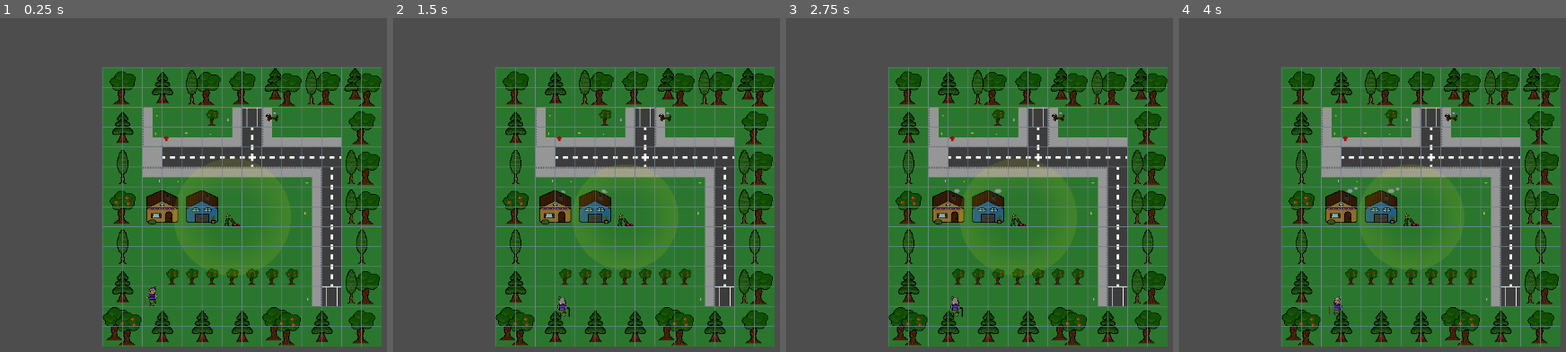
Above: before the commit, frames 1-4 (left to right).
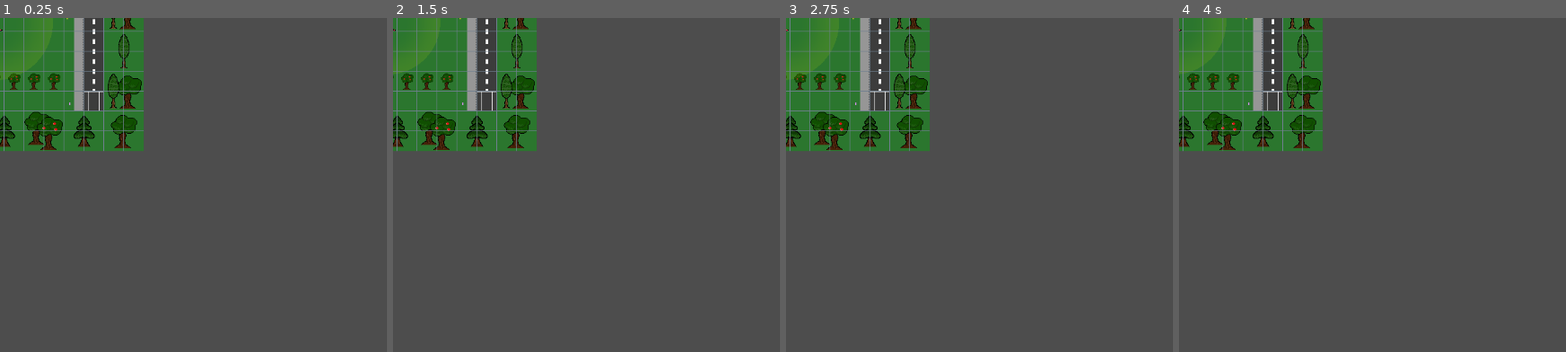
Above: after the commit, the same moments.

Repository: chrismeunier/EpicGameJam11
Game: Godot game, scene res://CenteredLevels/centered_lvl_2.tscn
The game is run twice, just before and just after one commit, with the same random seed, the same clock (stepped at 60 frames per second) and the same inputs. This scene is started directly instead of the project's main scene. Sound files missing from this copy of the repository are replaced by a short silence.
Inputs (mouse positions are in pixels of both pictures, inside the frame that each line leads up to):
- Up to frame 1 (0.25 s): no input
- Up to frame 2 (1.5 s): tap Enter at 0.5 s; move the mouse to (outside the picture) at 0.52 s; hold D (Right) 0.53-1.28 s; hold Shift 0.53-1.28 s; tap Space at 1.25 s; move the mouse to (609, 238) at 1.27 s; hold S (Down) from 1.28 s (still down); tap 2 at 1.35 s
- Up to frame 3 (2.75 s): tap Enter at 2 s; move the mouse to (outside the picture) at 2.02 s; release S (Down) at 2.03 s; hold D (Right) from 2.03 s (still down); tap 3 at 2.1 s
- Up to frame 4 (4 s): tap Space at 2.75 s; move the mouse to (1500, 298) at 2.77 s; release D (Right) at 2.78 s; hold W (Up) 2.78-3.53 s; tap 1 at 2.85 s; tap Enter at 3.5 s; move the mouse to (outside the picture) at 3.52 s; hold A (Left) from 3.53 s (still down); hold Shift from 3.53 s (still down)

The runs differ from the first frame. In frame 1, 65% of the frame differs, in the area x 0-99%, y 0-99%; in frame 2, 65%; in frame 3, 65%; in frame 4, 65%.

Commit message:
transition ok mais lvl2 movement bugged

Diff:
--- a/CenteredLevels/centered_lvl_2.tscn
+++ b/CenteredLevels/centered_lvl_2.tscn
@@ -3,7 +3,6 @@
 [ext_resource type="PackedScene" uid="uid://0gcx30ebdqs4" path="res://Levels/Lvl2.tscn" id="1_5db0r"]
 
 [node name="MarkerLvl2" type="Marker2D"]
-position = Vector2(382, 314)
 
 [node name="Lvl2" parent="." instance=ExtResource("1_5db0r")]
 position = Vector2(-217, -234)
--- a/interface/controls.gd
+++ b/interface/controls.gd
@@ -83,6 +83,7 @@
 
 
 func _on_selecting_state_entered() -> void:
+	success_dialog.hide()
 	_enable_all_buttons()
 	AudioManager.startervoicedog.play()
 
@@ -156,22 +157,22 @@
 			AudioManager.gameplay_music_loop.play()
 
 func on_level_completed() -> void:
+	success_dialog.show()
 	state_chart.send_event("end_game")
-	success_dialog.visible = true
 
 # Next level pressed
 func _on_next_level_button_pressed() -> void:
 	success_dialog.hide()
-	Events.level_completed.emit()
+	#Events.level_completed.emit()
 	Events.next_level.emit()
-	state_chart.send_event("end_game")
+	state_chart.send_event("start_selecting")
 
 func _on_end_state_processing(delta: float) -> void:
 	if not success_dialog.visible:
 		fail_dialog.visible = true
 
 func _on_retry_button_pressed() -> void:
+	fail_dialog.visible = false
 	state_chart.send_event("end_game")
-	fail_dialog.visible = false
 	Events.level_retry.emit()
 	state_chart.send_event("start_selecting")
--- a/main_scene.gd
+++ b/main_scene.gd
@@ -38,5 +38,8 @@
 	# Add it to the active scene, as child of root.
 	#get_tree().root.add_child(current_scene)
 	add_child(current_scene)
+	match current_scene_index:
+		2:
+			current_scene.position = Vector2(382.0, 314.0)
 	# Optionally, to make it compatible with the SceneTree.change_scene_to_file() API.
 	#get_tree().current_scene = current_scene
